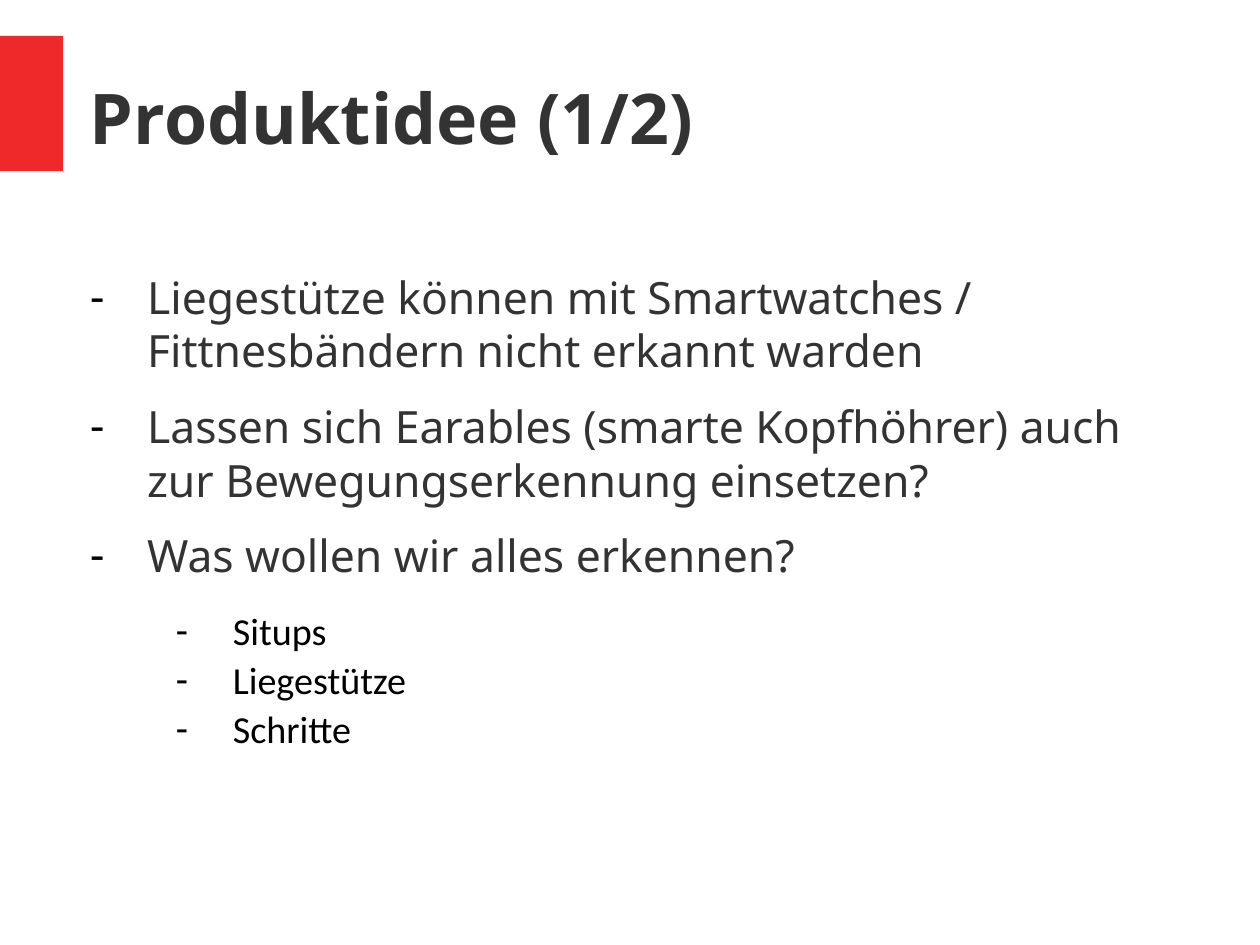
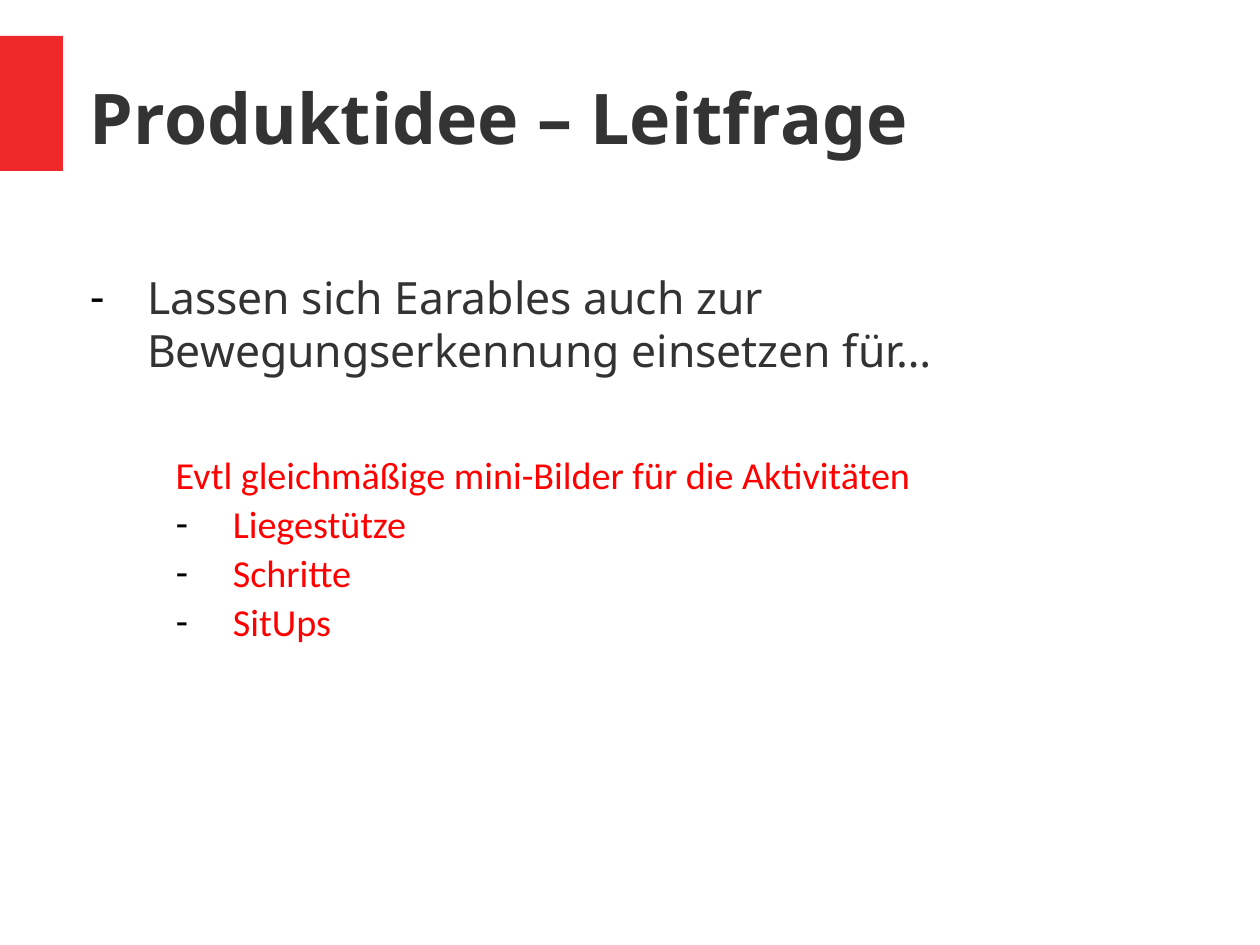
Before and after one commit to vlle1/dokumente-earablesKIT, a slide deck: slide 3 of Abschlusspräsi/Abschlusspräsi.odp (slide 2 before the commit). Drawn at 1260x945 pixels with LibreOffice and Linux fonts; fonts in the diff are those of the drawing. Boxes give left, top, right and bottom in pixels: in the first picture for what was removed or moved away, otherwise in the second. Text is boxed around its words. In the diff, an @@ line names an element or a change of style, - is before the commit and + after.

```diff
--- a/Abschlusspräsi/Abschlusspräsi.odp
+++ b/Abschlusspräsi/Abschlusspräsi.odp
@@ title at (90,90,907,161): text changed @@
-Produktidee (1/2)
+Produktidee – Leitfrage
@@ text at (147,280,932,496): text changed @@
-– Liegestütze können mit Smartwatches / Fittnesbändern nicht erkannt warden
-– Lassen sich Earables (smarte Kopfhöhrer) auch zur Bewegungserkennung einsetzen?
-– Was wollen wir alles erkennen?
-  – Situps
+– Lassen sich Earables auch zur Bewegungserkennung einsetzen für…
+  Evtl gleichmäßige mini-Bilder für die Aktivitäten
@@ text at (233,512,406,588): text colour #000000 to #FF0000 in "Liegestütze", "Schritte" @@
@@ text at (233,609,331,642): paragraph added @@
+  – SitUps
```
Also in this commit, not shown: 5 other slides changed, 1 slide added, 1 slide removed.
